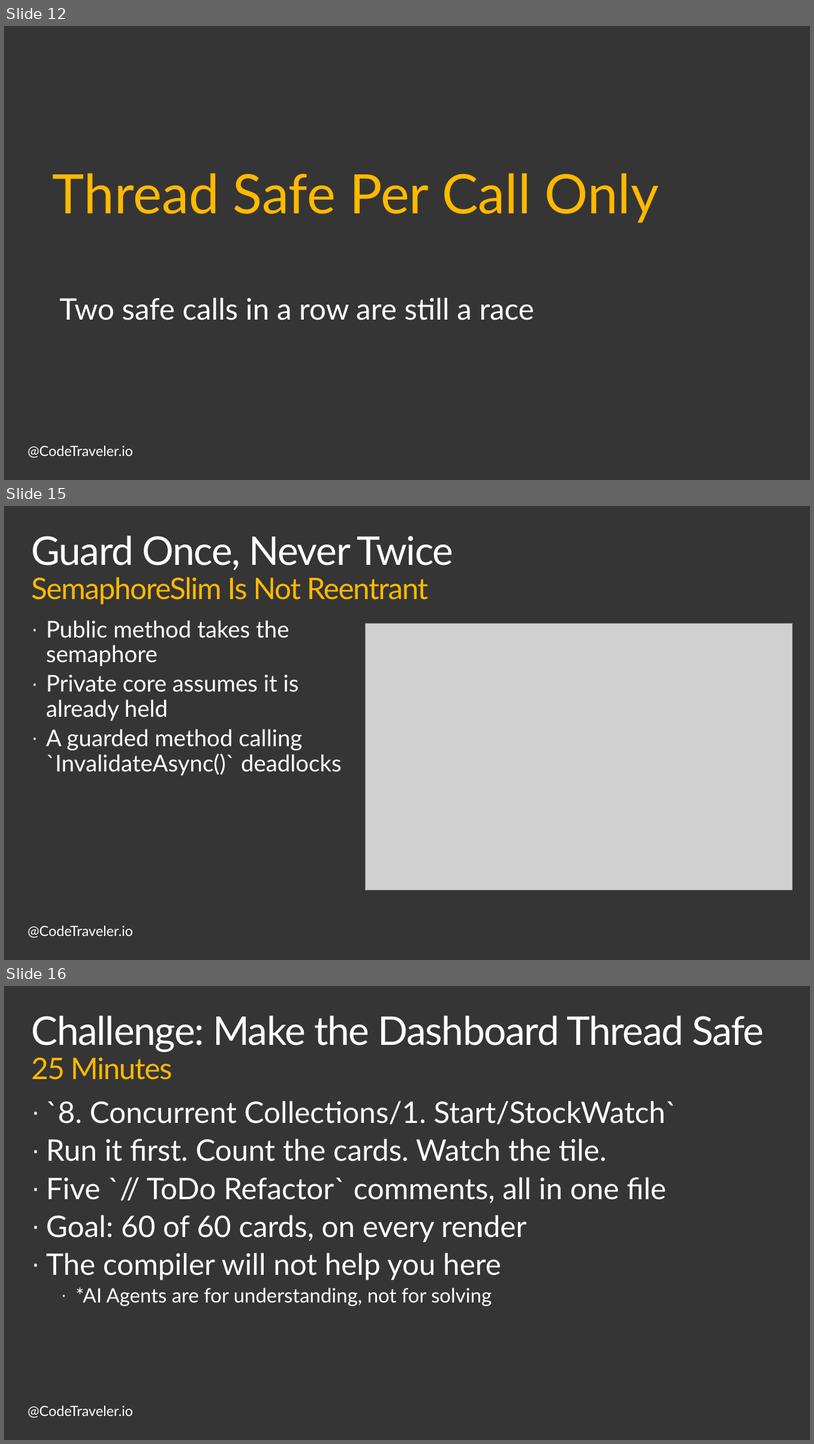
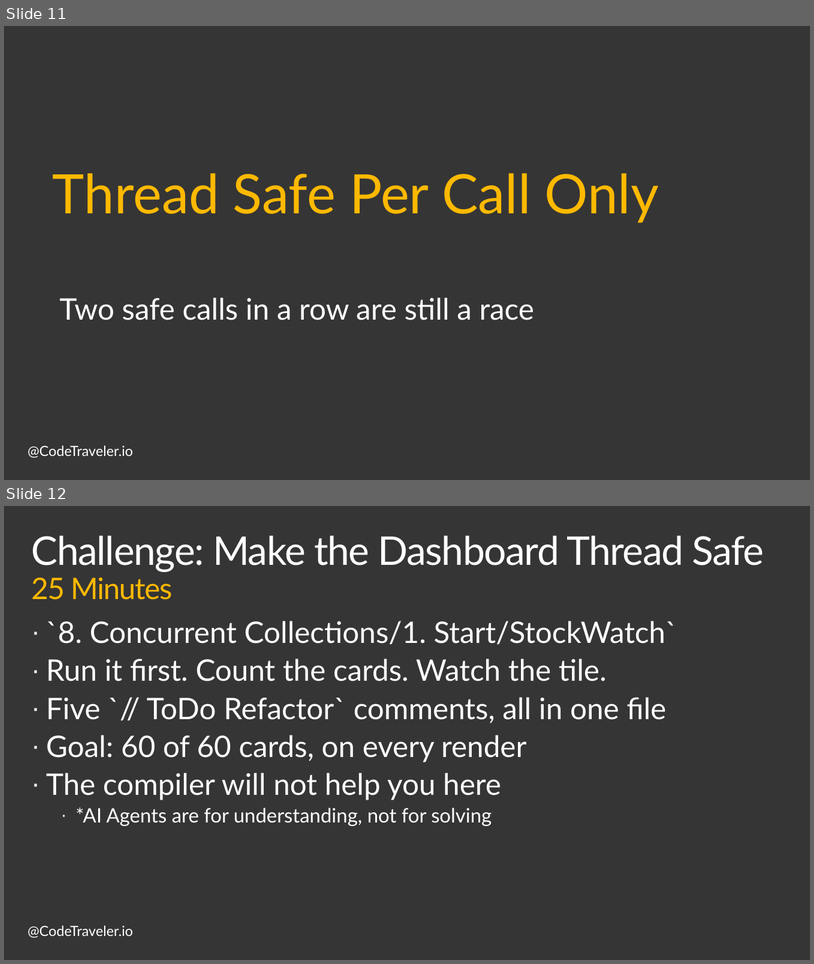
Before and after one commit to TheCodeTraveler/BecomeAnExpertWithAsyncAwait, a slide deck: 8. Concurrent Collections/ConcurrentCollections.pptx. Shown one above the other, each under a label of ours: slides 12, 15 and 16 before the commit, slides 11 and 12 after it; the slides between them are not shown. The pictures are 814x1444 and 814x964 pixels, drawn with LibreOffice and Linux fonts; fonts in the diff are those of the drawing; grey boxes stand for pictures; background and template pictures are left out. Boxes give left, top, right and bottom in pixels: in the first picture for what was removed or moved away, otherwise in the second. Text is boxed around its words. In the diff, an @@ line names an element or a change of style, - is before the commit and + after.

```diff
--- a/8. Concurrent Collections/ConcurrentCollections.pptx
+++ b/8. Concurrent Collections/ConcurrentCollections.pptx
@@ slide 15 removed at [4, 506, 810, 960], background #353535; not listed: 1 template element that a slide beside it also shows @@
@@ title removed at [31, 535, 454, 604] @@
-Guard Once, Never Twice
-SemaphoreSlim Is Not Reentrant
@@ text removed at [46, 620, 342, 775] @@
-· Public method takes the semaphore
-· Private core assumes it is already held
-· A guarded method calling `InvalidateAsync()` deadlocks
@@ picture removed at [366, 624, 792, 889] @@
@@ what was slide 12 is now slide 11 @@
@@ what was slide 16 is now slide 12 @@
```
Also in this commit, not shown: 4 slides changed, 3 other slides removed, 1 other file.
